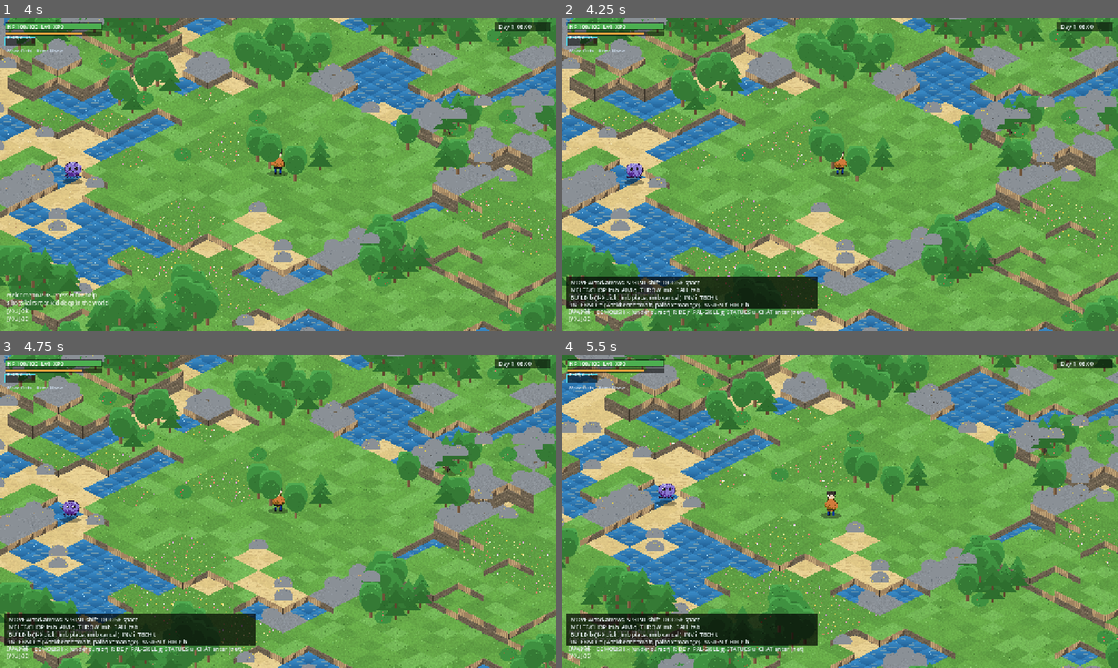
Above: before the commit, frames 1-4 (two rows, left to right).
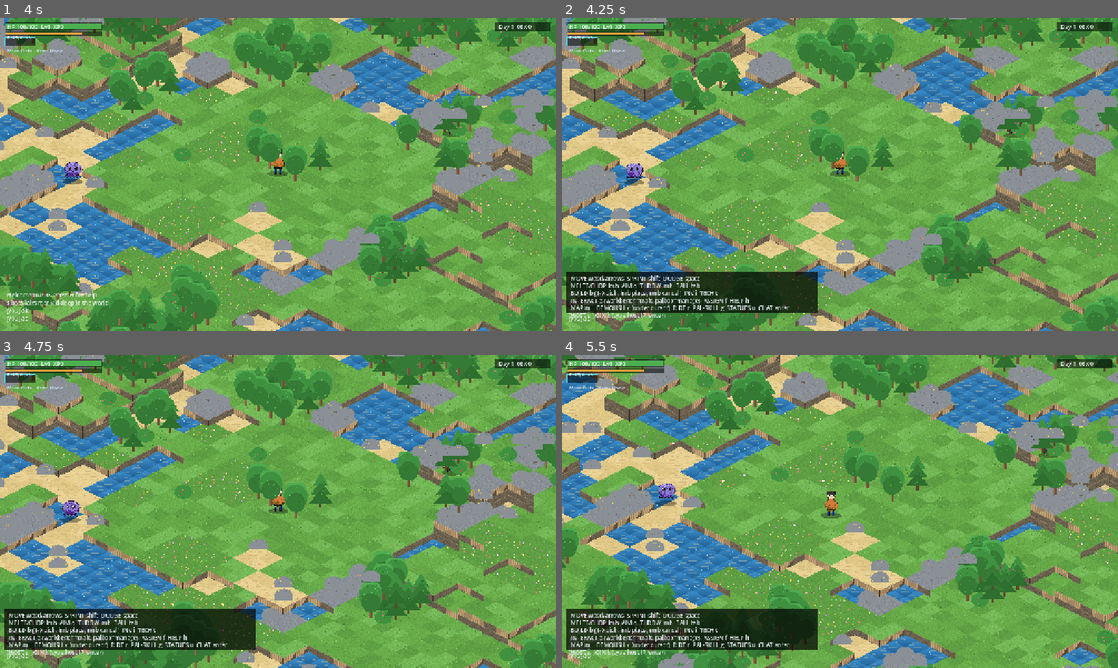
Above: after the commit, the same moments.

Repository: biggameking/PLG
Game: Godot game, scene res://scenes/main.tscn
Two runs of this game, one before a commit and one after it. Both use one fixed random seed, a clock stepped at 60 frames per second and the inputs below.
Inputs (mouse positions are in pixels of both pictures, inside the frame that each line leads up to):
- Up to frame 1 (4 s): tap Enter at 0.5, 0.8, 3.5, 3.8 s; move the mouse to (400, 158) at 0.52 s; hold D (move_right) 0.53-1.25 s; hold K (join_net) 0.53-1.25 s; click (400, 158) at 0.67 s; drag from (166, 190) to (250, 237) at 1.27 s; move the mouse to (333, 105) at 2.02 s; hold D (move_right) 2.03-2.75 s; tap Keypad Enter at 2.1 s; tap Backspace at 2.3 s; tap Space (dodge) at 2.75 s; drag from (250, 237) to (111, 127) at 2.77 s; move the mouse to (444, 221) at 3.52 s; hold A (move_left) from 3.53 s (still down); hold Q (aim) from 3.53 s (still down)
- Up to frame 2 (4.25 s): keep holding A (move_left); keep holding Q (aim); tap H (help) at 4.15 s
- Up to frame 3 (4.75 s): release A (move_left) at 4.25 s; release Q (aim) at 4.25 s; drag from (111, 464) to (194, 433) at 4.27 s
- Up to frame 4 (5.5 s): tap Space (dodge) at 5 s; move the mouse to (867, 511) at 5.02 s; hold S (move_down) from 5.03 s (still down); hold Tab (cycle_sphere) from 5.03 s (still down); click (867, 511) at 5.17 s; tap Backspace at 5.3 s

Frame 1 is identical in both runs. In frame 2, 3.2% of the frame differs, in the area x 0-46%, y 81-96%; in frame 3, 3.2%; in frame 4, 3.2%.

Commit message:
audit round 229: LAN join needs an IP prompt, not a hardcoded loopback
K previously joined 127.0.0.1 unconditionally — joining anyone else
required editing the source. K now opens a small join panel (same
input idiom as chat): type the host IP, Enter joins, blank defaults
to localhost, Esc cancels. Help overlay documents J/K.

Co-Authored-By: Devin AI <158243242+devin-ai-integration[bot]@users.noreply.github.com>

Diff:
--- a/src/hud.gd
+++ b/src/hud.gd
@@ -8,6 +8,7 @@
 var build_sel := -1
 var click_rects := []   # [{rect, act, arg}]
 var chat_buf := ""
+var join_buf := ""
 
 var map_img: Image = null
 var map_tex: ImageTexture = null # cached — was rebuilt every frame the map was open
@@ -53,6 +54,21 @@
 			chat_buf += char(event.unicode)
 		get_viewport().set_input_as_handled()
 		return
+	# join-ip input mode
+	if game.panel == "join" and event is InputEventKey and event.pressed:
+		if event.keycode == KEY_ENTER or event.keycode == KEY_KP_ENTER:
+			var ip := join_buf.strip_edges()
+			if ip == "": ip = "127.0.0.1"
+			if game.net: game.net.join(ip)
+			join_buf = ""; game.panel = ""
+		elif event.keycode == KEY_ESCAPE:
+			join_buf = ""; game.panel = ""
+		elif event.keycode == KEY_BACKSPACE:
+			join_buf = join_buf.left(-1)
+		elif event.unicode >= 33 and event.unicode < 127 and not event.unicode == 32:
+			join_buf += char(event.unicode)
+		get_viewport().set_input_as_handled()
+		return
 	if event is InputEventKey and event.pressed and event.keycode == KEY_ENTER 		and game.panel == "" and game.net and multiplayer.multiplayer_peer != null:
 		game.panel = "chat"; chat_buf = ""
 		return
@@ -99,7 +115,8 @@
 		if game.net: game.net.host() # J: host on :7777 — these actions were bound but unwired
 		return
 	if event.is_action_pressed("join_net"):
-		if game.net: game.net.join("127.0.0.1") # K: join local host — LAN ip by edit
+		if game.net and game.panel == "":
+			game.panel = "join"; join_buf = "" # K: type the host's IP, Enter to join
 		return
 	if event is InputEventKey and event.pressed and game.panel == "build":
 		var k: int = event.keycode
@@ -295,17 +312,20 @@
 			draw_palbox(r)
 		"chat":
 			draw_chat(r)
+		"join":
+			draw_join(r)
 	if show_help:
 		var lines := [
 			"MOVE wasd/arrows  SPRINT shift  DODGE space",
 			"MELEE/CHOP lmb  AIM q  THROW lmb  BALL tab",
 			"BUILD b (1-9 pick, lmb place, rmb cancel)  INV i  TECH t",
 			"INTERACT e (workbench=craft, palbox=manage)  ASSIGN f  HELP h",
-			"MAP m    DEMOLISH x (under cursor)  RIDE r  PAL-SKILL g  STATUES u  CHAT enter (net)",
+			"MAP m    DEMOLISH x (under cursor)  RIDE r  PAL-SKILL g  STATUES u  CHAT enter",
+			"HOST j   JOIN k (type host IP, enter)",
 		]
-		draw_rect(Rect2(10, r.y - 126, 580, 76), Color(0, 0, 0, 0.7))
+		draw_rect(Rect2(10, r.y - 136, 580, 96), Color(0, 0, 0, 0.7))
 		for i in range(lines.size()):
-			draw_string(font, Vector2(20, r.y - 106 + i * 17), lines[i], HORIZONTAL_ALIGNMENT_LEFT, -1, 13, Color("#dfe8ea"))
+			draw_string(font, Vector2(20, r.y - 116 + i * 17), lines[i], HORIZONTAL_ALIGNMENT_LEFT, -1, 13, Color("#dfe8ea"))
 
 	# minimap (M): baked world image + live player/palbox markers
 	if map_show and map_img != null:
@@ -501,6 +521,12 @@
 			else:
 				game.log_msg("Can't use " + k)
 
+func draw_join(r: Vector2) -> void:
+	var rr := Rect2(10, r.y - 58, 520, 44)
+	draw_rect(rr, Color(0, 0, 0, 0.8))
+	draw_string(font, rr.position + Vector2(10, 19), "Join IP (blank=localhost): " + join_buf + "_",
+		HORIZONTAL_ALIGNMENT_LEFT, -1, 13, Color("#9fd8ff"))
+
 func draw_chat(r: Vector2) -> void:
 	var rr := Rect2(12, r.y - 40, 480, 28)
 	draw_rect(rr, Color(0, 0, 0, 0.8))
